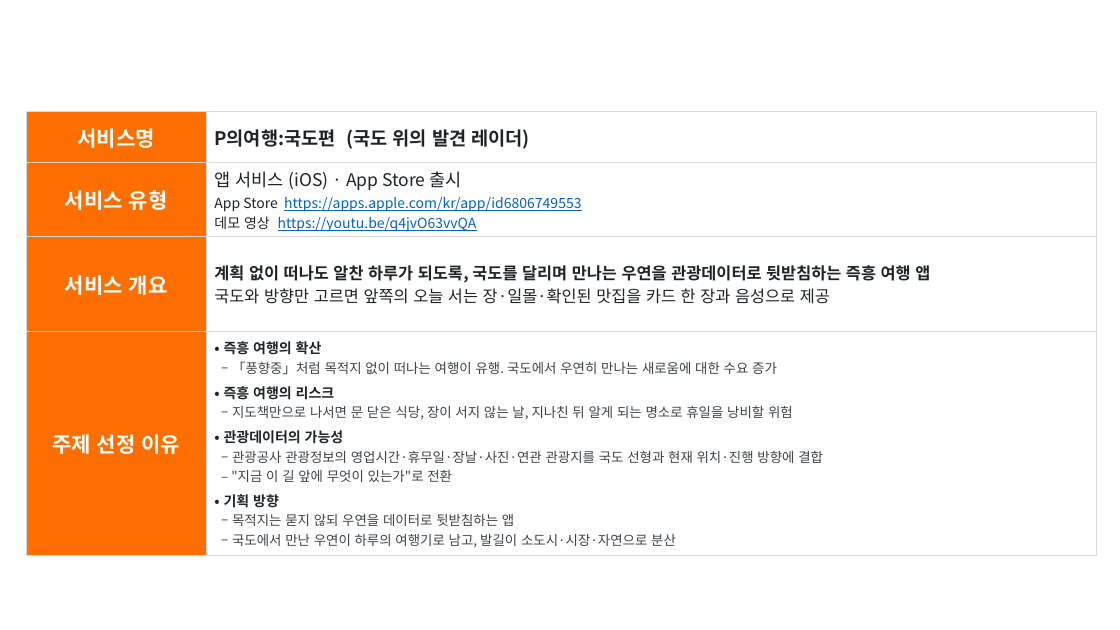
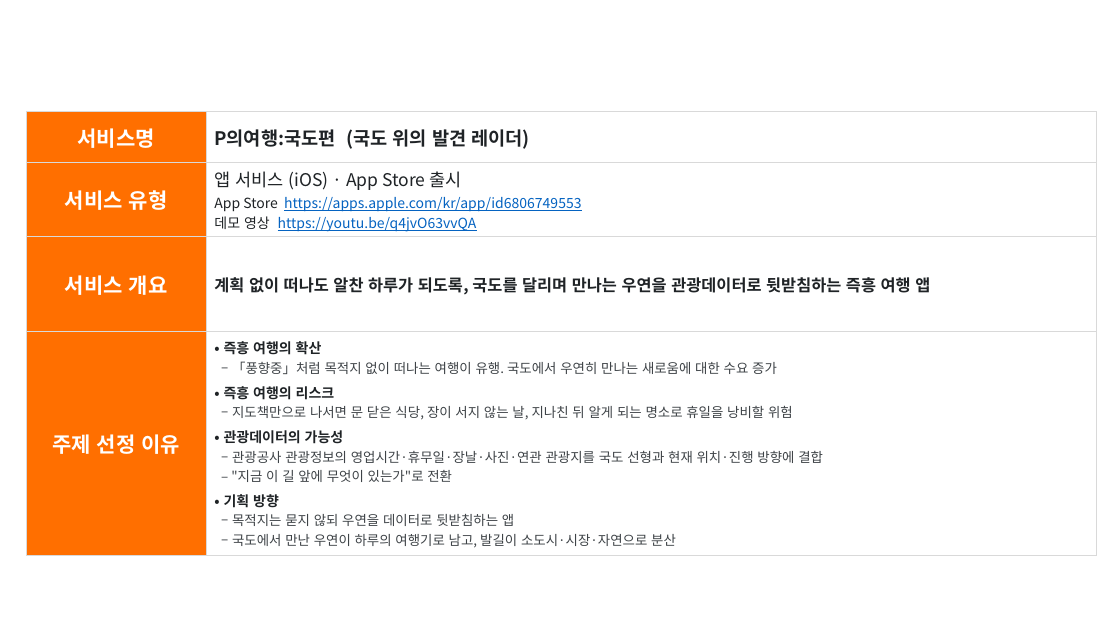
Before and after one commit to Hyee0ne/p-trip, a slide deck: slide 2 of docs/기능설명서_P의여행.pptx. Drawn at 1120x630 pixels with LibreOffice and Linux fonts; fonts in the diff are those of the drawing; background and template pictures are left out. Boxes give left, top, right and bottom in pixels: in the first picture for what was removed or moved away, otherwise in the second. Text is boxed around its words. In the diff, an @@ line names an element or a change of style, - is before the commit and + after.

```diff
--- a/docs/기능설명서_P의여행.pptx
+++ b/docs/기능설명서_P의여행.pptx
@@ table at (26, 112, 1096, 552) @@
-row 3, column 2: 계획 없이 떠나도 알찬 하루가 되도록, 국도를 달리며 만나는 우연을 관광데이터로 뒷받침하는 즉흥 여행 앱 / 국도와 방향만 고르면 앞쪽의 오늘 서는 장·일몰·확인된 맛집을 카드 한 장과 음성으로 제공
+row 3, column 2: 계획 없이 떠나도 알찬 하루가 되도록, 국도를 달리며 만나는 우연을 관광데이터로 뒷받침하는 즉흥 여행 앱
```
Also in this commit, not shown: 2 other files.
